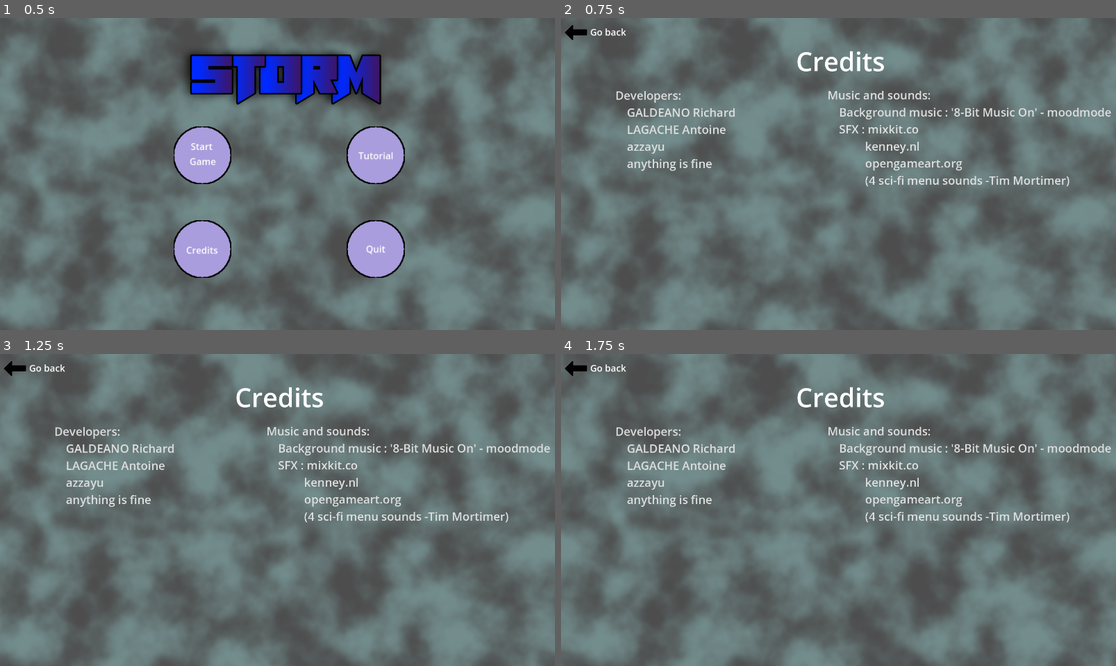
Above: before the commit, frames 1-4 (two rows, left to right).
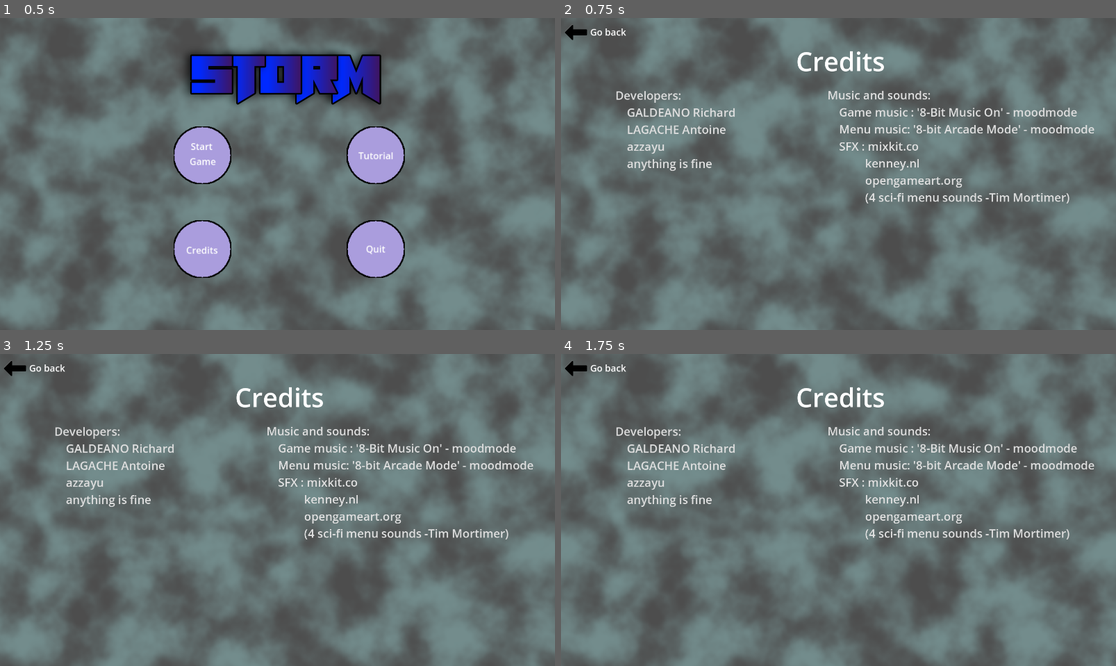
Above: after the commit, the same moments.

Repository: Antoine-Lagache/GameJam_2025
Game: Godot game, scene res://scene/start_menu.tscn
Same seed, same stepped clock (60 frames per second), same inputs: the game is played once before the commit and once after it.
Inputs (mouse positions are in pixels of both pictures, inside the frame that each line leads up to):
- Up to frame 1 (0.5 s): no input
- Up to frame 2 (0.75 s): click "Credits" at 0.5 s
- Up to frame 3 (1.25 s): no input
- Up to frame 4 (1.75 s): move the mouse to (960, 494) at 1.27 s; hold Right (right) from 1.28 s (still down); hold Shift from 1.28 s (still down)

Frame 1 is identical in both runs. In frame 2, 2.4% of the frame differs, in the area x 50-100%, y 28-60%; in frame 3, 2.4%; in frame 4, 2.4%.

Commit message:
Added menu music in credits

Diff:
--- a/gamejame/scene/credits.tscn
+++ b/gamejame/scene/credits.tscn
@@ -104,11 +104,12 @@
 offset_left = 922.0
 offset_top = 235.0
 offset_right = 1938.0
-offset_bottom = 613.0
+offset_bottom = 673.0
 theme = SubResource("Theme_q68h7")
 theme_override_styles/normal = SubResource("StyleBoxEmpty_mjmje")
 text = "Music and sounds:
-	Background music : '8-Bit Music On' - moodmode
+	Game music : '8-Bit Music On' - moodmode
+	Menu music: '8-bit Arcade Mode' - moodmode
 	SFX : mixkit.co
 			 kenney.nl
 			 opengameart.org
